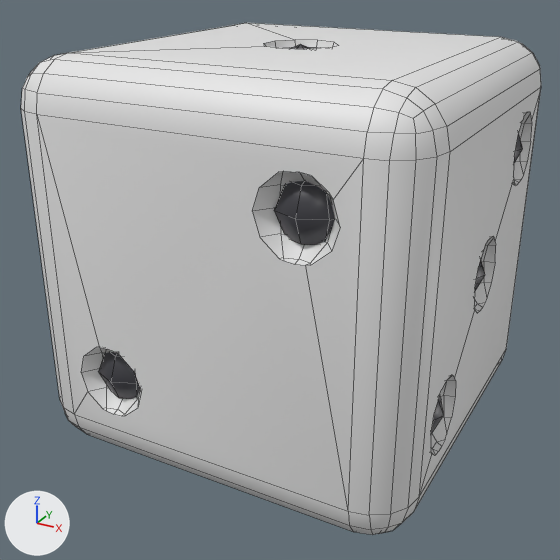
Before and after pictures for a commit that changed the Blender file assets/blender/dice.blend.
Before and after are seen from a camera (50 mm lens) standing at (1.069, -2.07, 1.477) and looking at (-0.028, -0.075, 0.48). The lights are fixed; the arrows at lower left show +X, +Y and +Z. The first picture is the older version. Mesh edges are drawn as thin lines.

Objects in the first picture: 'Body', 'Pips'.
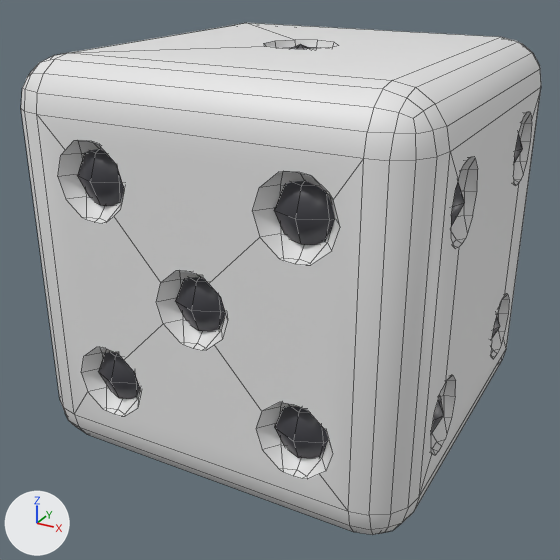
Changed parts and their boxes [x1, y1, x2, y2] in the pictures (560 x 560 px; the box of a moved part takes in the faces that stretch with it):
'Pips', reshaped (mostly hidden): before [99, 44, 523, 433]; after [77, 44, 523, 459]
part 1 of me_body_004, moved or reshaped (not visible before): after [37, 114, 364, 511]
part 2 of me_body_004, moved or reshaped: [419, 87, 541, 497] in both
part 3 of me_pips_003, moved or reshaped (not visible before): after [275, 406, 329, 459]
part 4 of me_pips_003, moved or reshaped (not visible before): after [176, 277, 226, 331]
part 5 of me_pips_003, moved or reshaped (not visible before): after [77, 149, 124, 206]
part 6 of me_pips_003, moved or reshaped (mostly hidden): before [475, 260, 485, 291]; after [492, 316, 500, 338]
part 7 of me_pips_003, moved or reshaped (not visible before): after [451, 182, 465, 226]

What the commit changed:
me_body_004 is used by ob_body; location (0.0, 0.0, 0.0).
me_body_004 had 840 vertices, 721 faces and spanned x -0.6..0.6, y -0.6..0.6, z 0.0..1.2.
me_body_004 now has 843 vertices, 720 faces and spans x -0.6..0.6, y -0.6..0.6, z 0.0..1.2.
me_body_004 part 1: 70 vertices removed from x -0.6..-0.526, y -0.407..0.407, z 0.191..1.009; 137 vertices added at x -0.6..0.412, y -0.6..0.225, z 0.191..1.009.
me_body_004 part 2: 135 vertices removed from x -0.412..0.6, y -0.224..0.6, z 0.191..1.009; 71 vertices added at x -0.225..0.6, y -0.407..0.6, z 0.191..1.009.
me_pips_003 has 546 vertices, 672 faces and spans x -0.6..0.6, y -0.6..0.6, z 0.0..1.2.
me_pips_003 is used by ob_pips; location (0.0, 0.0, 0.0).
me_pips_003 part 3: the loose piece of 26 vertices spanning x 0.2..0.4, y 0.4..0.6, z 0.2..0.4 is moved by (0.0, -1.0, 0.0).
me_pips_003 part 4: the loose piece of 26 vertices spanning x -0.6..-0.4, y -0.4..-0.2, z 0.8..1.0 is moved by (0.5, -0.2, -0.3).
me_pips_003 part 5: the loose piece of 26 vertices spanning x -0.4..-0.2, y 0.4..0.6, z 0.8..1.0 is moved by (0.0, -1.0, 0.0).
me_pips_003 part 6: the loose piece of 26 vertices spanning x 0.4..0.6, y -0.1..0.1, z 0.5..0.7 is moved by (0.0, 0.3, -0.3).
me_pips_003 part 7: the loose piece of 26 vertices spanning x -0.1..0.1, y 0.4..0.6, z 0.5..0.7 is moved by (0.5, -0.8, 0.3).
